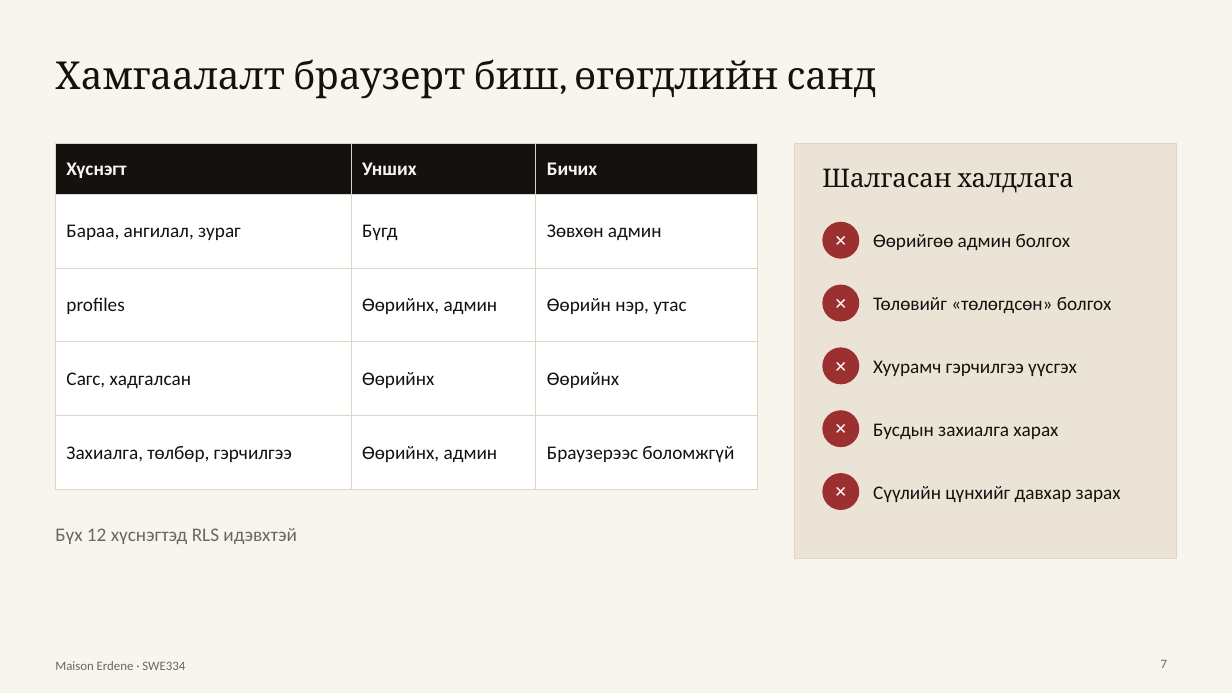
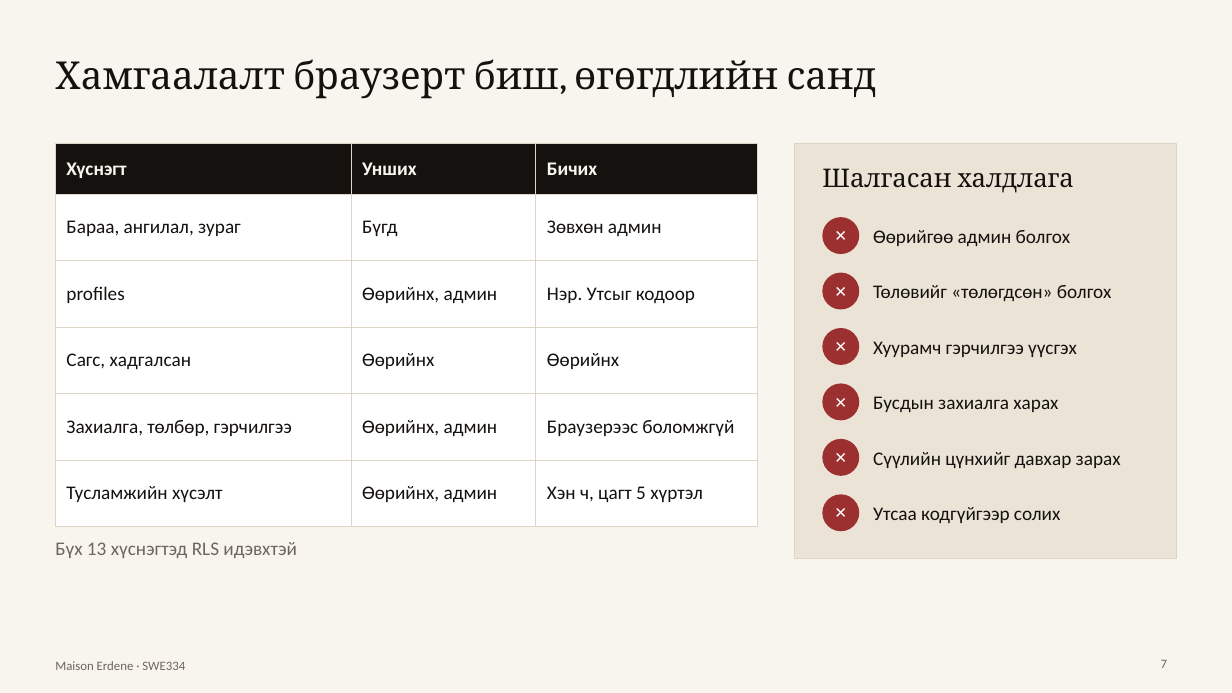
Before and after one commit to bilguunbbe1-cmyk/maison-erdene, a slide deck: slide 7 of docs/presentation/Maison_Erdene_Hamgaalalt1.pptx. Drawn at 1232x693 pixels with LibreOffice and Linux fonts; fonts in the diff are those of the drawing. Boxes give left, top, right and bottom in pixels: in the first picture for what was removed or moved away, otherwise in the second. Text is boxed around its words. In the diff, an @@ line names an element or a change of style, - is before the commit and + after.

```diff
--- a/docs/presentation/Maison_Erdene_Hamgaalalt1.pptx
+++ b/docs/presentation/Maison_Erdene_Hamgaalalt1.pptx
@@ table at (55, 143, 758, 507) @@
-row 3, column 3: Өөрийн нэр, утас
+row 3, column 3: Нэр. Утсыг кодоор
+row 6: Тусламжийн хүсэлт | Өөрийнх, админ | Хэн ч, цагт 5 хүртэл
@@ ellipse "✕": place and size @@
-ellipse "✕" at (823, 222, 860, 259)
+ellipse "✕" at (823, 217, 860, 254)
@@ text "Өөрийгөө админ болгох": place and size @@
-text "Өөрийгөө админ болгох" at (873, 234, 1070, 250)
+text "Өөрийгөө админ болгох" at (873, 230, 1070, 246)
@@ ellipse "✕": place and size @@
-ellipse "✕" at (823, 285, 860, 322)
+ellipse "✕" at (823, 273, 860, 310)
@@ text "Төлөвийг «төлөгдсөн» болгох": place and size @@
-text "Төлөвийг «төлөгдсөн» болгох" at (873, 297, 1111, 313)
+text "Төлөвийг «төлөгдсөн» болгох" at (873, 285, 1111, 301)
@@ ellipse "✕": place and size @@
-ellipse "✕" at (823, 348, 860, 384)
+ellipse "✕" at (823, 328, 860, 365)
@@ text "Хуурамч гэрчилгээ үүсгэх": place and size @@
-text "Хуурамч гэрчилгээ үүсгэх" at (873, 360, 1077, 376)
+text "Хуурамч гэрчилгээ үүсгэх" at (873, 341, 1077, 357)
@@ ellipse "✕": place and size @@
-ellipse "✕" at (823, 410, 860, 447)
+ellipse "✕" at (823, 384, 860, 421)
@@ text "Бусдын захиалга харах": place and size @@
-text "Бусдын захиалга харах" at (873, 423, 1058, 439)
+text "Бусдын захиалга харах" at (873, 396, 1058, 412)
@@ ellipse "✕": place and size @@
-ellipse "✕" at (823, 473, 860, 510)
+ellipse "✕" at (823, 439, 860, 476)
@@ text "Сүүлийн цүнхийг давхар зарах": place and size @@
-text "Сүүлийн цүнхийг давхар зарах" at (873, 486, 1121, 502)
+text "Сүүлийн цүнхийг давхар зарах" at (873, 452, 1121, 468)
@@ ellipse added at (823, 494, 860, 531), fill #9C2F2F, 12 pt, text #FFFFFF, bold @@
+✕
@@ text added at (873, 507, 1060, 523), 15 pt, text #14110F @@
+Утсаа кодгүйгээр солих
@@ text at (55, 542, 296, 558): text changed @@
-Бүх 12 хүснэгтэд RLS идэвхтэй
+Бүх 13 хүснэгтэд RLS идэвхтэй
```
Also in this commit, not shown: 3 other slides changed, 1 other file.
